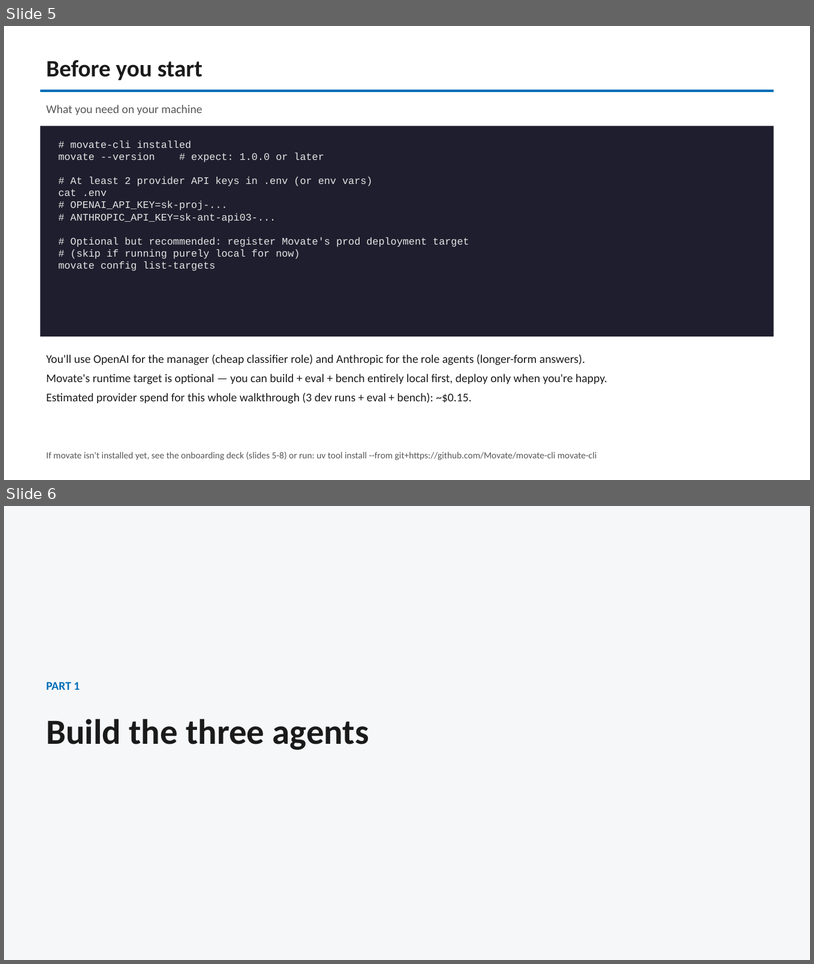
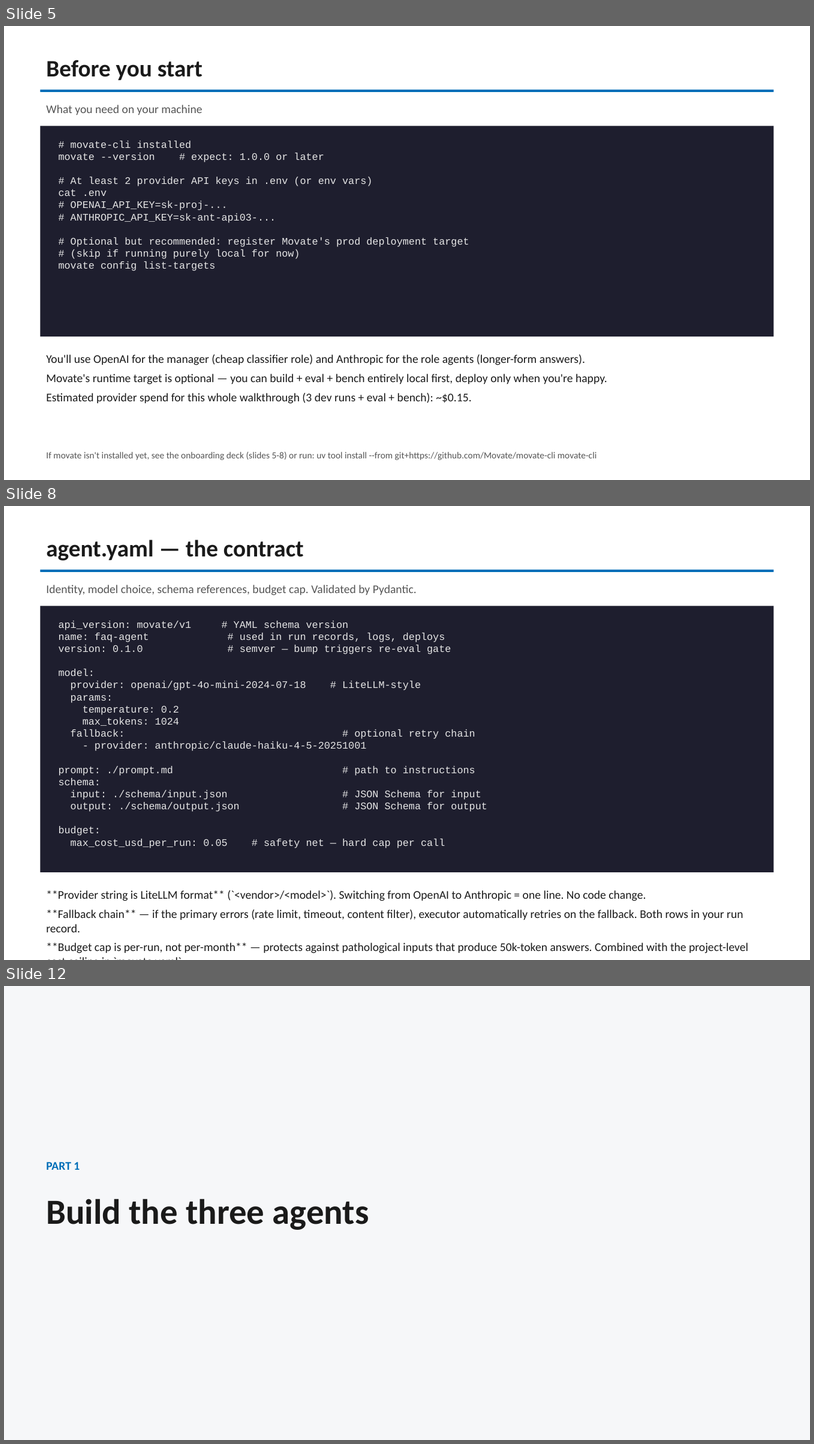
Before and after one commit to mova-io/mova-cli, a slide deck: docs/movate-cli-demo-deck.pptx. Shown one above the other, each under a label of ours: slides 5 and 6 before the commit, slides 5, 8 and 12 after it; the slides between them are not shown. The pictures are 814x964 and 814x1444 pixels, drawn with LibreOffice and Linux fonts; fonts in the diff are those of the drawing. Boxes give left, top, right and bottom in pixels: in the first picture for what was removed or moved away, otherwise in the second. Text is boxed around its words. In the diff, an @@ line names an element or a change of style, - is before the commit and + after.

```diff
--- a/docs/movate-cli-demo-deck.pptx
+++ b/docs/movate-cli-demo-deck.pptx
@@ slide 8 added at bbox=[4, 506, 810, 960], background #FFFFFF @@
@@ text added at bbox=[46, 540, 304, 561], 28 pt, text #1A1A1A, bold @@
+agent.yaml — the contract
@@ rectangle added at bbox=[40, 570, 774, 572], fill #006EB8 @@
@@ text added at bbox=[46, 585, 417, 595], 14 pt, text #555555 @@
+Identity, model choice, schema references, budget cap. Validated by Pydantic.
@@ rectangle added at bbox=[40, 606, 774, 872], fill #1E1E2E @@
@@ text added at bbox=[59, 621, 475, 848], 12 pt, text #E6E6E6 @@
+api_version: movate/v1 # YAML schema version
+name: faq-agent # used in run records, logs, deploys
+version: 0.1.0 # semver — bump triggers re-eval gate
+model:
+provider: openai/gpt-4o-mini-2024-07-18 # LiteLLM-style
+params:
+temperature: 0.2
+max_tokens: 1024
+fallback: # optional retry chain
+- provider: anthropic/claude-haiku-4-5-20251001
+prompt: ./prompt.md # path to instructions
+schema:
+input: ./schema/input.json # JSON Schema for input
+output: ./schema/output.json # JSON Schema for output
+budget:
+max_cost_usd_per_run: 0.05 # safety net — hard cap per call
@@ text added at bbox=[46, 890, 749, 953], 14 pt, text #1A1A1A @@
+**Provider string is LiteLLM format** (`<vendor>/<model>`). Switching from OpenAI to Anthropic = one line. No code change.
+**Fallback chain** — if the primary errors (rate limit, timeout, content filter), executor automatically retries on the fallback. Both rows in your run record.
+**Budget cap is per-run, not per-month** — protects against pathological inputs that produce 50k-token answers. Combined with the project-level cost ceiling in `movate.yaml`.
@@ what was slide 6 is now slide 12 @@
```
Also in this commit, not shown: 5 other slides added, 1 other file.
